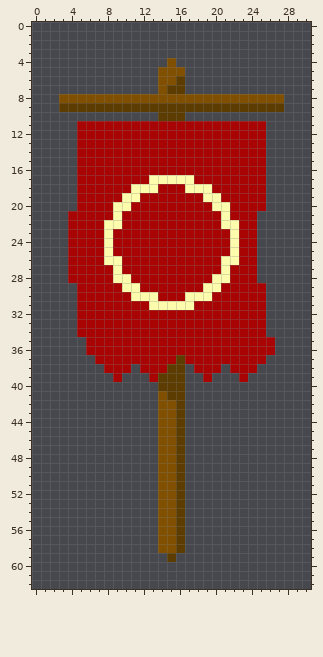
Pixel-art sprite: landviewdattabs/landview_ensign/ensign_neo8.png. The picture above was drawn from the file before the commit.
The file is 31x63 pixels.
The result:
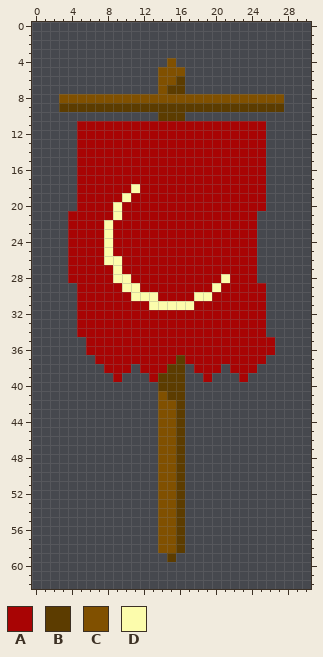
Palette (. is transparent): A #a80404  B #5c3c00  C #805000  D #fcfcac
From old to new:
@@ x 7..24 @@
 16 AAAAAAAAAAAAAAAAAA
-17 AAAAAADDDDDAAAAAAA
-18 AAAADDDAAADDDAAAAA
-19 AAADDAAAAAAADDAAAA
-20 AADDAAAAAAAAADDAAA
-21 AADAAAAAAAAAAADAAA
-22 ADDAAAAAAAAAAADDAA
-23 ADAAAAAAAAAAAAADAA
-24 ADAAAAAAAAAAAAADAA
-25 ADAAAAAAAAAAAAADAA
-26 ADDAAAAAAAAAAADDAA
-27 AADAAAAAAAAAAADAAA
-28 AADDAAAAAAAAADDAAA
-29 AAADDAAAAAAADDAAAA
-30 AAAADDDAAADDDAAAAA
+17 AAAAAAAAAAAAAAAAAA
+18 AAAADAAAAAAAAAAAAA
+19 AAADAAAAAAAAAAAAAA
+20 AADAAAAAAAAAAAAAAA
+21 AADAAAAAAAAAAAAAAA
+22 ADAAAAAAAAAAAAAAAA
+23 ADAAAAAAAAAAAAAAAA
+24 ADAAAAAAAAAAAAAAAA
+25 ADAAAAAAAAAAAAAAAA
+26 ADDAAAAAAAAAAAAAAA
+27 AADAAAAAAAAAAAAAAA
+28 AADDAAAAAAAAAADAAA
+29 AAADDAAAAAAAADAAAA
+30 AAAADDDAAAADDAAAAA
 31 AAAAAADDDDDAAAAAAA
Boxes around the changes in both pictures, in picture pixels (x1, y1, x2, y2):
changed: (113, 175, 239, 301)
